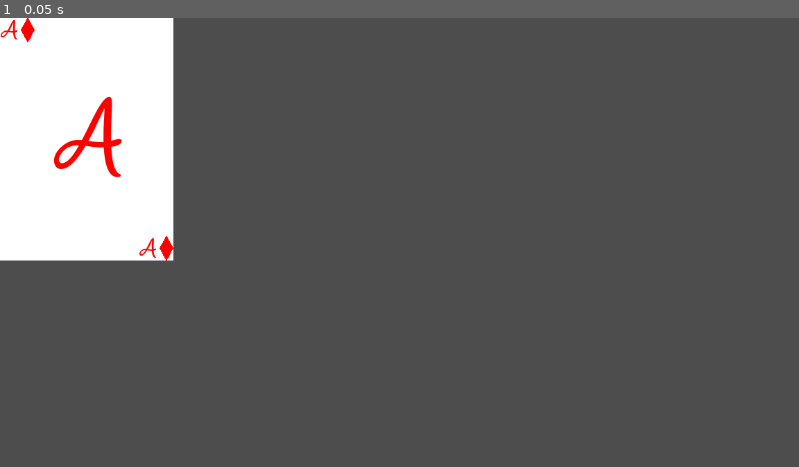
Above: before the commit, frame 1.
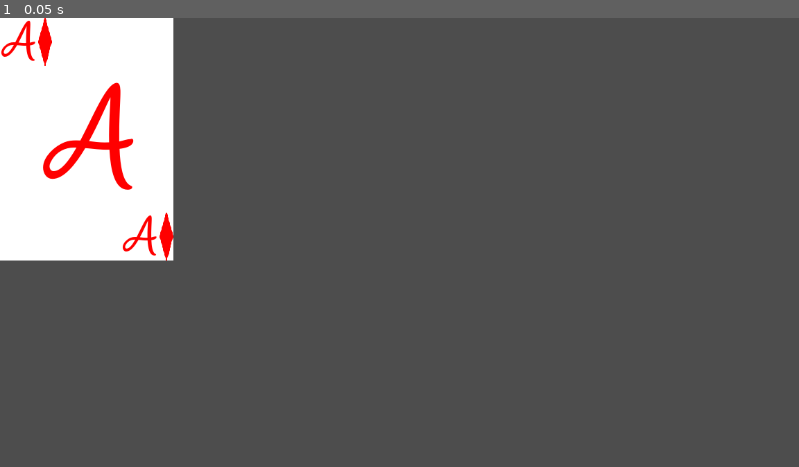
Above: after the commit, the same moment.

Repository: TiamatInteractive/Poker
Game: Godot game, scene res://interface/Card_Base.tscn
Same seed, same stepped clock (60 frames per second), same inputs: the game is played once before the commit and once after it. This scene is started directly instead of the project's main scene.
Inputs:
- Up to frame 1 (0.05 s): no input

The runs differ from the first frame. In frame 1, 1.2% of the frame differs, in the area x 0-22%, y 0-54%.

Commit message:
files: changed fonts size

Diff:
--- a/assets/fonts/black.tres
+++ b/assets/fonts/black.tres
@@ -4,5 +4,5 @@
 
 [resource]
 font = ExtResource("1_slixu")
-font_size = 30
+font_size = 60
 font_color = Color(0, 0, 0, 1)
--- a/assets/fonts/black_big.tres
+++ b/assets/fonts/black_big.tres
@@ -4,5 +4,5 @@
 
 [resource]
 font = ExtResource("1_7f47k")
-font_size = 120
+font_size = 160
 font_color = Color(0, 0, 0, 1)
--- a/assets/fonts/red.tres
+++ b/assets/fonts/red.tres
@@ -4,5 +4,5 @@
 
 [resource]
 font = ExtResource("1_dipfr")
-font_size = 30
+font_size = 60
 font_color = Color(1, 0, 0, 1)
--- a/assets/fonts/red_big.tres
+++ b/assets/fonts/red_big.tres
@@ -4,5 +4,5 @@
 
 [resource]
 font = ExtResource("1_oext6")
-font_size = 120
+font_size = 160
 font_color = Color(1, 0, 0, 1)
